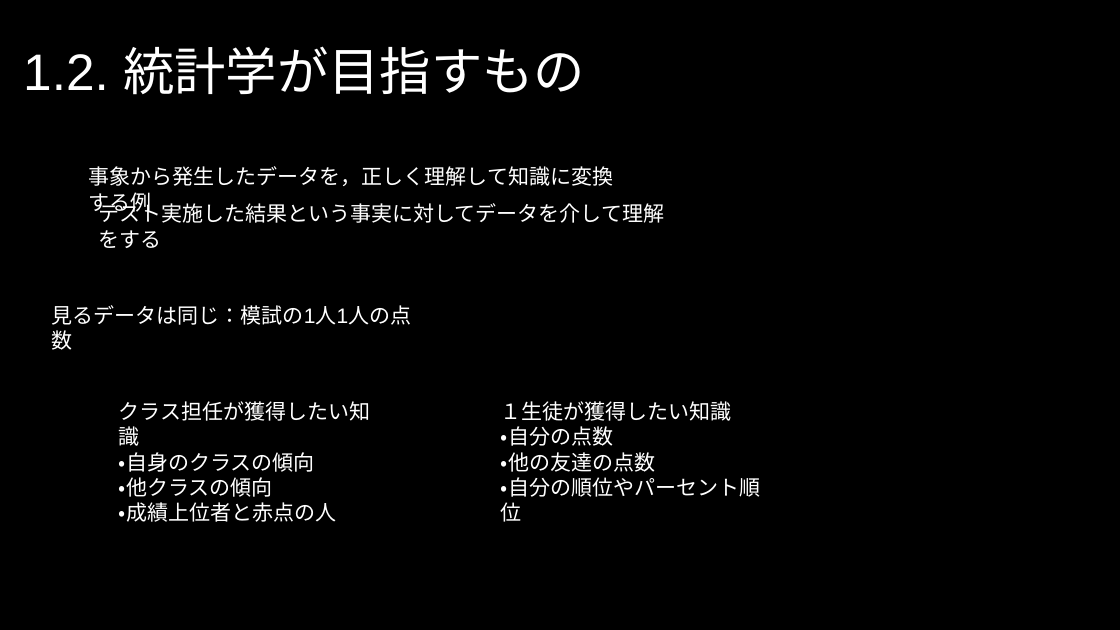
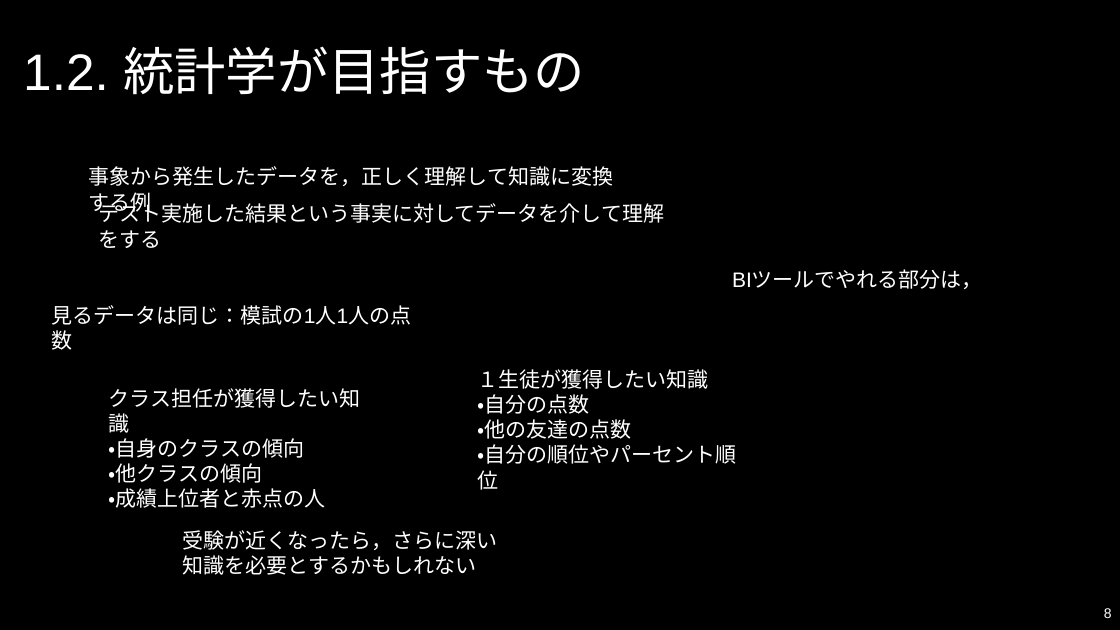
Before and after one commit to Yoshifumi14/stats, a slide deck: slide 8 of slide/統計学とは/LT資料「統計学とは」.pptx (slide 5 before the commit). Drawn at 1120x630 pixels with LibreOffice and Linux fonts; fonts in the diff are those of the drawing; background and template pictures are left out. Boxes give left, top, right and bottom in pixels: in the first picture for what was removed or moved away, otherwise in the second. Text is boxed around its words. In the diff, an @@ line names an element or a change of style, - is before the commit and + after.

```diff
--- a/slide/統計学とは/LT資料「統計学とは」.pptx
+++ b/slide/統計学とは/LT資料「統計学とは」.pptx
@@ text added at [732,271,983,289], 18 pt, text #FFFFFF @@
+BIツールでやれる部分は，
@@ text "クラス担任が獲得したい知識": place and size @@
-text "クラス担任が獲得したい知識" at [119,401,371,522]
+text "クラス担任が獲得したい知識" at [109,388,361,508]
@@ text "１生徒が獲得したい知識": place and size @@
-text "１生徒が獲得したい知識" at [501,401,760,497]
+text "１生徒が獲得したい知識" at [478,369,737,464]
@@ text added at [183,530,497,575], 18 pt, text #FFFFFF @@
+受験が近くなったら，さらに深い知識を必要とするかもしれない
@@ page number added at [1104,608,1112,618], 12 pt, text #FFFFFF @@
+8
```
Also in this commit, not shown: 5 other slides changed, 11 slides added, 2 slides removed, 4 other files.
